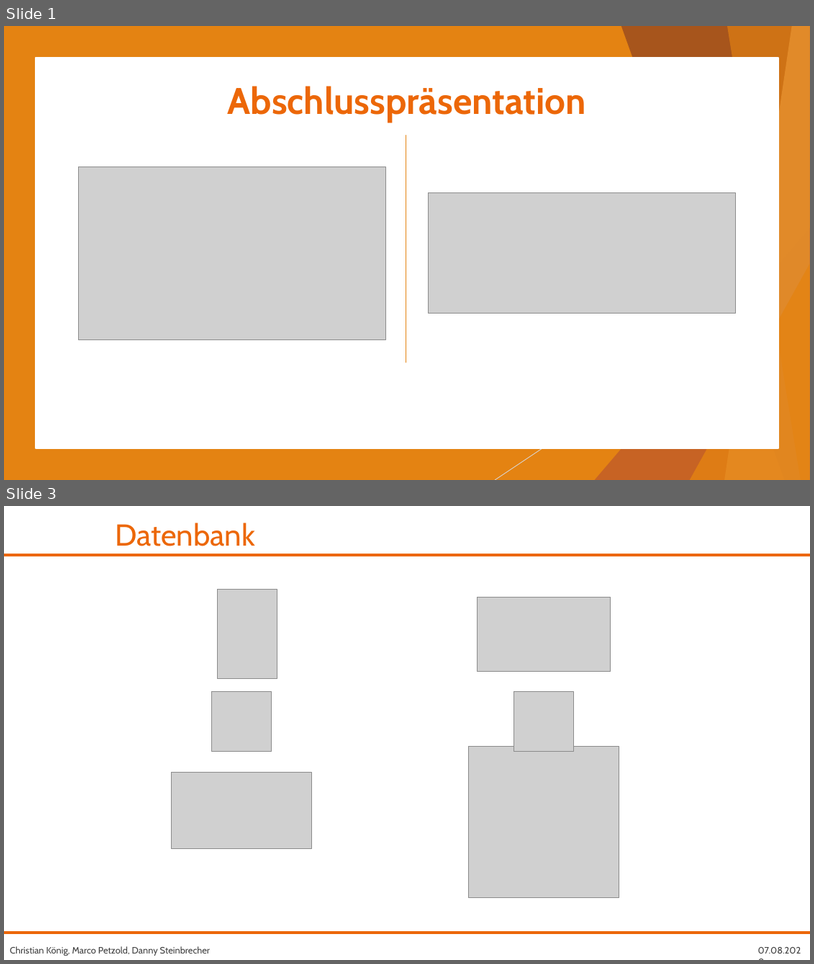
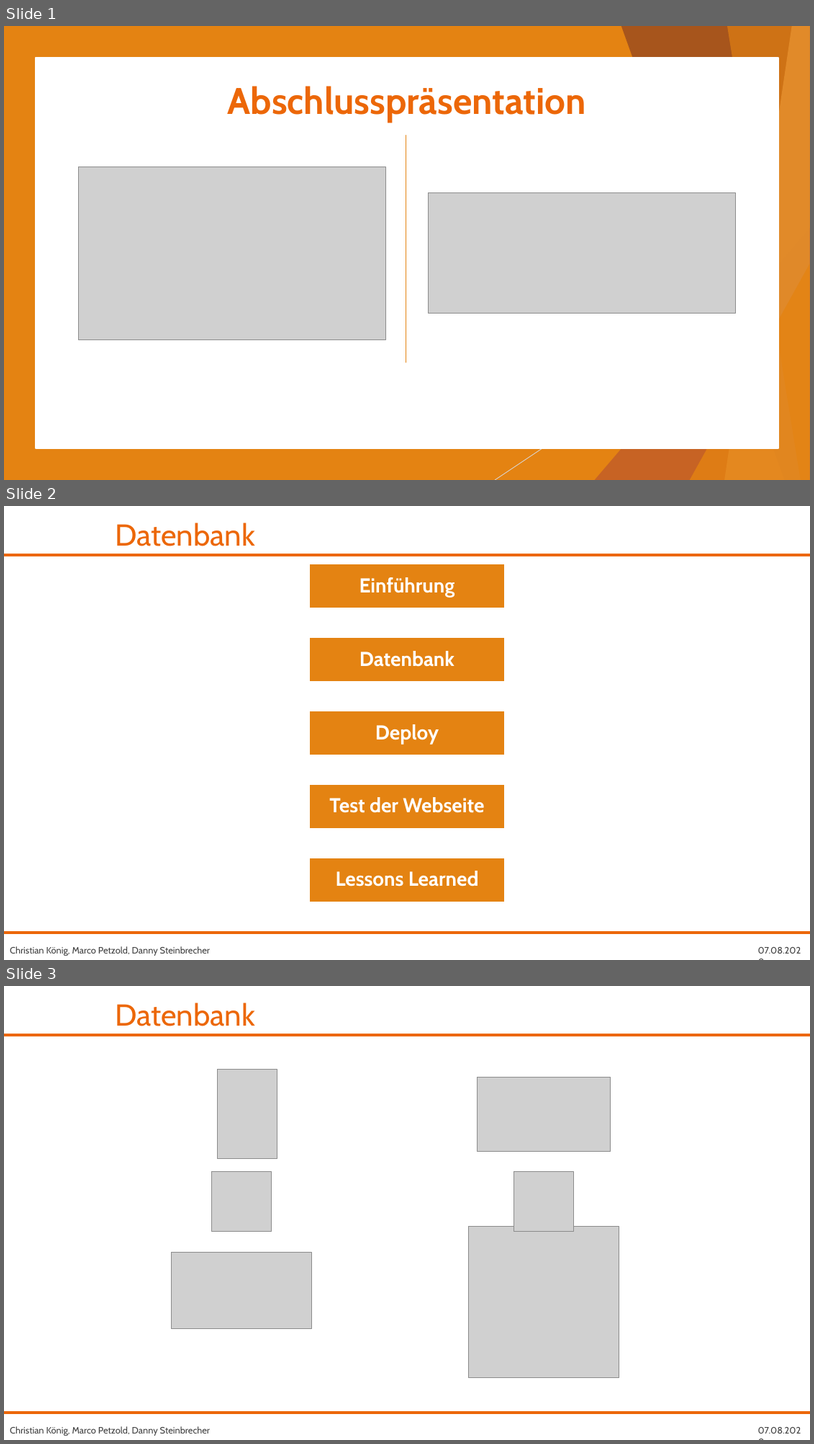
Before and after one commit to fh-erfurt/RentATool, a slide deck: share/presentations/Java 2/RentATool_17.07.2020.pptx. Shown one above the other, each under a label of ours: slides 1 and 3 before the commit, slides 1, 2 and 3 after it; the slides between them are not shown. The pictures are 814x964 and 814x1444 pixels, drawn with LibreOffice and Linux fonts; fonts in the diff are those of the drawing; grey boxes stand for pictures; background and template pictures are left out. Boxes give left, top, right and bottom in pixels: in the first picture for what was removed or moved away, otherwise in the second. Text is boxed around its words. In the diff, an @@ line names an element or a change of style, - is before the commit and + after.

```diff
--- a/share/presentations/Java 2/RentATool_17.07.2020.pptx
+++ b/share/presentations/Java 2/RentATool_17.07.2020.pptx
@@ slide 2 added at [4, 506, 810, 960], background #FFFFFF; not listed: 4 template elements that a slide beside it also shows @@
@@ text added at [116, 523, 256, 546], 36 pt, text #EC6708 @@
+Datenbank
@@ group added at [309, 564, 506, 902]: 5 rectangles, 5 texts @@
+Einführung
+Datenbank
+Deploy
+Test der Webseite
+Lessons Learned
```
Also in this commit, not shown: 2 other slides added, 1 slide removed, 1 other file.
